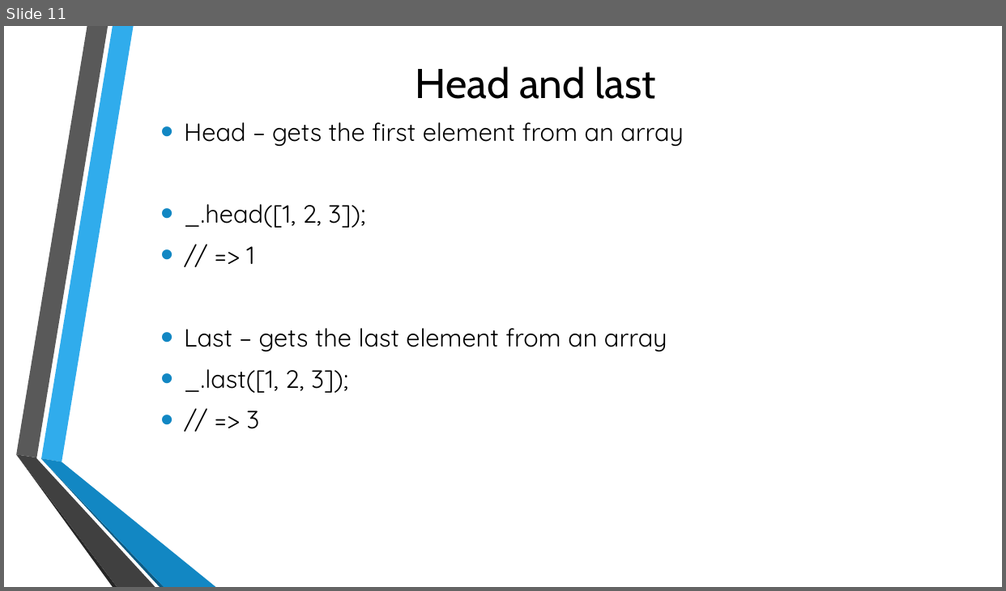
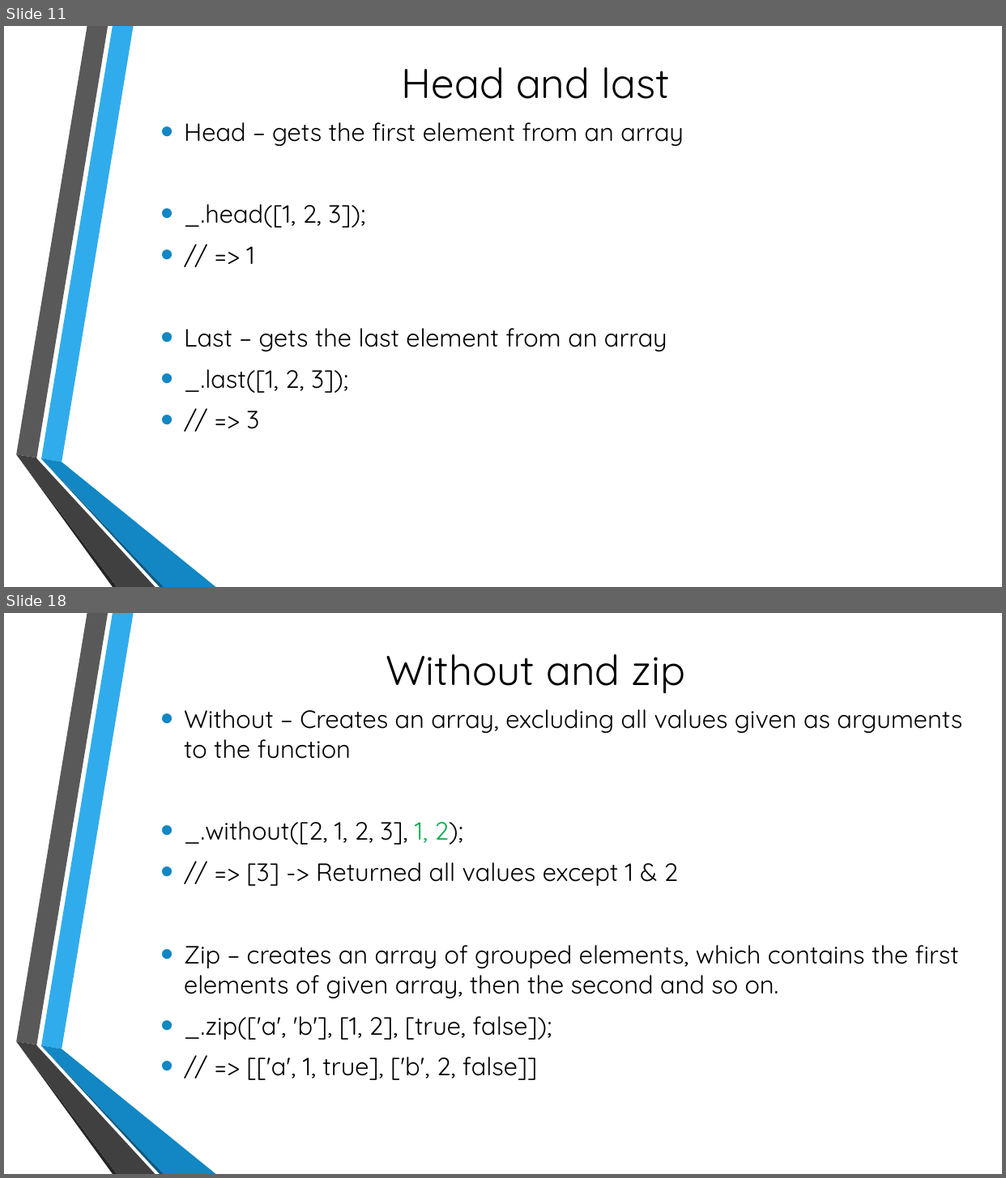
Before and after one commit to KostaProsenikov/lodash, a slide deck: Lodash.pptx. Shown one above the other, each under a label of ours: slide 11 before the commit, slides 11 and 18 after it; the slides between them are not shown. The pictures are 1006x591 and 1006x1178 pixels, drawn with LibreOffice and Linux fonts; fonts in the diff are those of the drawing; background and template pictures are left out. Boxes give left, top, right and bottom in pixels: in the first picture for what was removed or moved away, otherwise in the second. Text is boxed around its words. In the diff, an @@ line names an element or a change of style, - is before the commit and + after.

Commit message:
Update for the arrays presentation

```diff
--- a/Lodash.pptx
+++ b/Lodash.pptx
@@ slide 18 added at <box>4,613,1002,1174</box>, background picture (left out); not listed: 6 template elements that a slide beside it also shows @@
@@ title added at <box>386,654,685,694</box>, 40 pt, text #000000 @@
+Without and zip
@@ text added at <box>184,709,962,1080</box>, 24 pt, text #000000 @@
+• Without – Creates an array, excluding all values given as arguments to the function
+• _.without([2, 1, 2, 3], 1, 2);
+• // => [3] -> Returned all values except 1 & 2
+• Zip – creates an array of grouped elements, which contains the first elements of given array, then the second and so on.
+• _.zip(['a', 'b'], [1, 2], [true, false]);
+• // => [['a', 1, true], ['b', 2, false]]
@@ slide 11 changed as well @@
@@ title "Head and last" at <box>402,67,670,99</box>: font Cabin to Quicksand @@
```
Also in this commit, not shown: 6 other slides changed, 8 other slides added, 1 other file.
